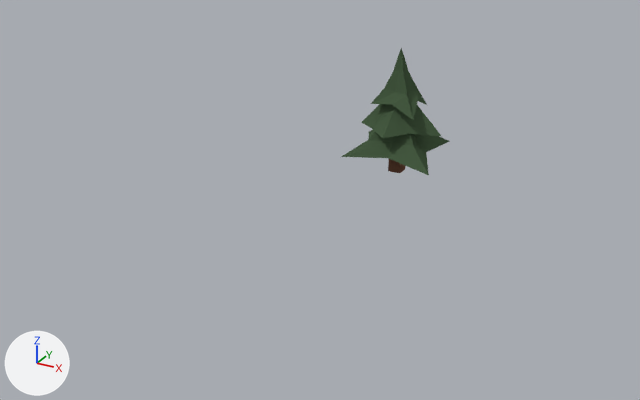
The Blender file Assets/Art/Model/Trees.blend, before and after one commit.
Rendered twice from a 50 mm lens placed at (10.02, -23.03, 9.97), pointed at (-0.34, -4.2, 0.55). Every picture has the same lights, and +X, +Y and +Z are marked at lower left.

The older version as bpy lines, for what is in view:
```python
me_cube = bpy.data.meshes.new('Cube')
me_cube.from_pydata(...)  # 89 vertices, 66 faces; spans x -1.51..1.48, y -1.45..1.49, z -1.0..2.77
# faces by material slot: [60, 6]
me_cube.materials.append(mat_foliage)  # dark green #475b42
me_cube.materials.append(mat_wood)  # brown #704e3d
ob_cube = bpy.data.objects.new('Cube', me_cube)
ob_cube.location = (0.0, 0.0, 1.0)
```
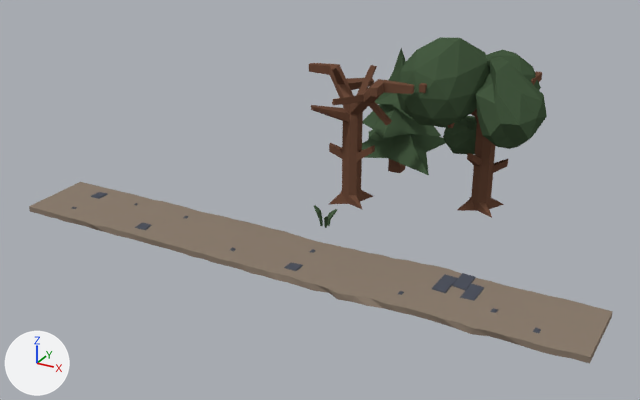
The newer file is also turned or shifted as a whole; pictures and numbers use the older file's frame.

What changed in the scene script:
```text
Add mat_rocks:
    mat_rocks = diffuse_material('Rocks')
    mat_rocks.base_color = (0.0808, 0.0888, 0.116)  # dark blue #505460
Add mat_road:
    mat_road = diffuse_material('Road')
    mat_road.base_color = (0.264, 0.209, 0.162)  # brown #8c7e70
Add me_cube_001:
    me_cube_001.from_pydata(...)  # 152 vertices, 150 faces; spans x -1.74..2.01, y -1.43..1.33, z -2.4..1.46
    me_cube_001.materials.append(mat_wood)  # brown #704e3d
Add me_cube_002:
    me_cube_002.from_pydata(...)  # 365 vertices, 551 faces; spans x -2.01..1.7, y -1.91..1.95, z -2.4..2.41
    # faces by material slot: [231, 320]
    me_cube_002.materials.append(mat_wood)  # brown #704e3d
    me_cube_002.materials.append(mat_foliage)  # dark green #475b42
Add me_cube_003:
    me_cube_003.from_pydata(...)  # 48 vertices, 42 faces; spans x -3.3..1.67, y -1.94..4.04, z -1.0..4.24
    me_cube_003.materials.append(mat_foliage)  # dark green #475b42
Add me_cube_004:
    me_cube_004.from_pydata(...)  # 509 vertices, 458 faces; spans x -7.6..7.6, y -1.2..1.1, z 0.0..0.2
    # faces by material slot: [379, 79]
    me_cube_004.materials.append(mat_road)  # brown #8c7e70
    me_cube_004.materials.append(mat_rocks)  # dark blue #505460
Add ob_tree_naked:
    ob_tree_naked = bpy.data.objects.new('Tree_naked', me_cube_001)
    ob_tree_naked.location = (-0.11, -2.78, 2.4)
Add ob_tree:
    ob_tree = bpy.data.objects.new('Tree', me_cube_002)
    ob_tree.location = (3.05, -1.47, 2.4)
Add ob_grass:
    ob_grass = bpy.data.objects.new('Grass', me_cube_003)
    ob_grass.location = (0.0, -4.54, 0.1)
    ob_grass.scale = (0.1, 0.1, 0.1)
Add ob_road:
    ob_road = bpy.data.objects.new('Road', me_cube_004)
    ob_road.location = (0.0, -6.5, 0.0)
```

Where the change shows, as pixel boxes [x1, y1, x2, y2] in the pictures (640 x 400 px):
'Road', added (brown): after [29, 182, 613, 364]
    faces in mat_road (brown #8c7e70): [29, 182, 613, 364]
    faces in mat_rocks (dark grey #50545f): [71, 192, 541, 333]
'Tree', added (green): after [397, 37, 547, 218]
    faces in mat_foliage (dark green #475b42): [397, 37, 547, 154]
    faces in mat_wood (brown #704e3d): [419, 71, 542, 218]
'Tree_naked', added (brown): after [309, 63, 414, 210]
'Grass', added: after [314, 205, 337, 228]
